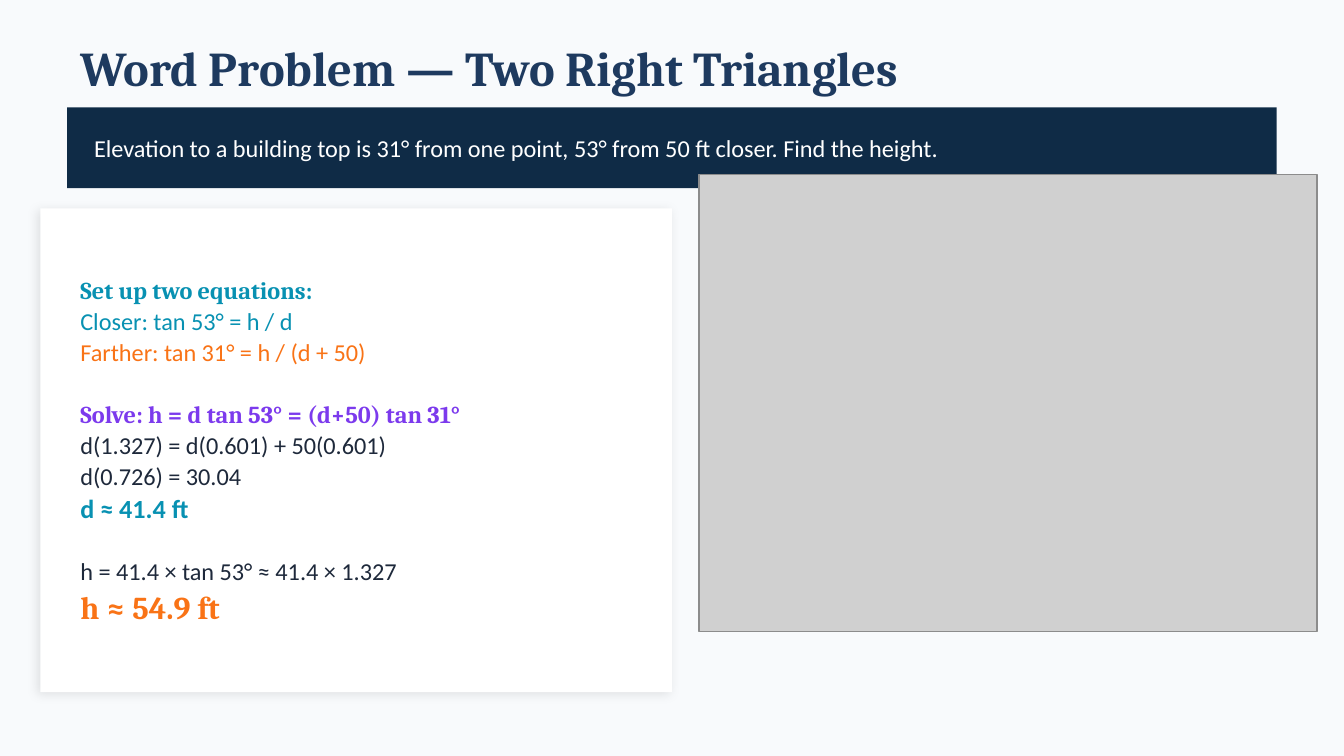
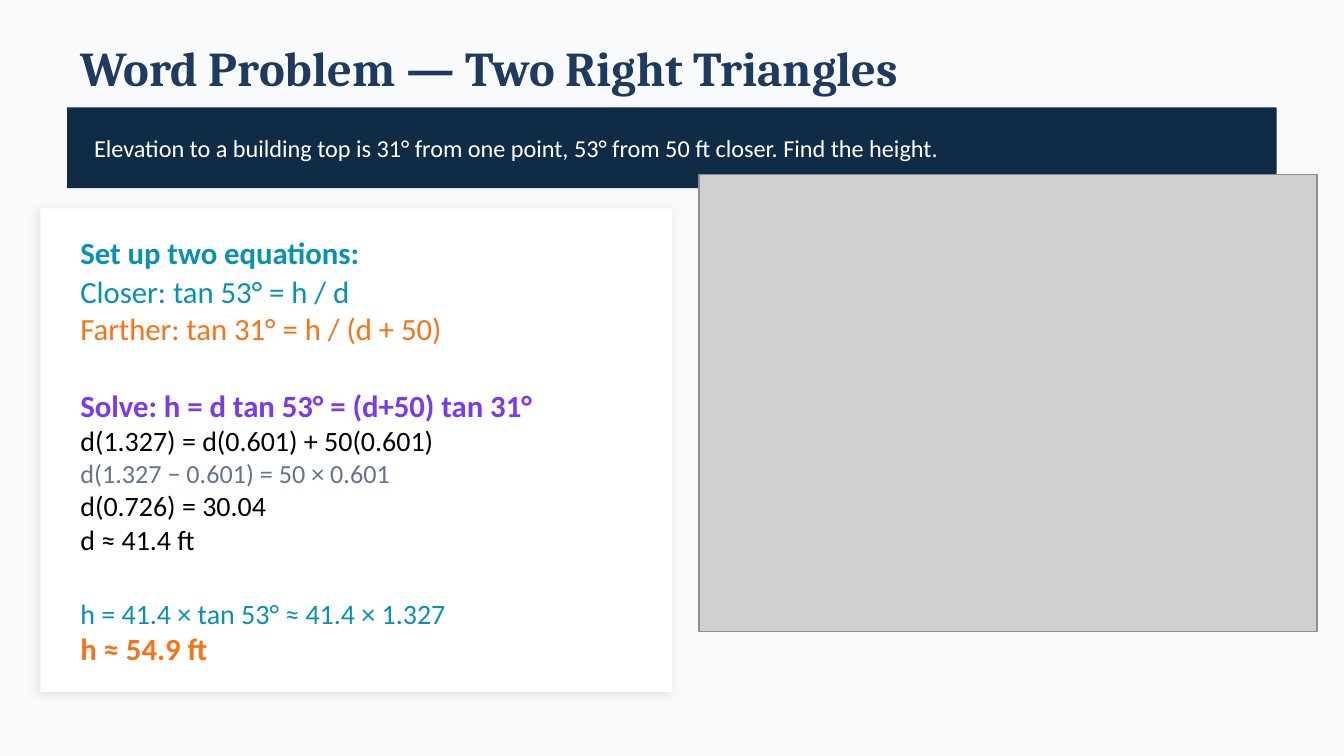
Before and after one commit to andrewhvolk/andrewhvolk.github.io, a slide deck: slide 14 of slides/Math130Unit3C.pptx (slide 13 before the commit). Drawn at 1344x756 pixels with LibreOffice and Linux fonts; fonts in the diff are those of the drawing; grey boxes stand for pictures. Boxes give left, top, right and bottom in pixels: in the first picture for what was removed or moved away, otherwise in the second. Text is boxed around its words. In the diff, an @@ line names an element or a change of style, - is before the commit and + after.

```diff
--- a/slides/Math130Unit3C.pptx
+++ b/slides/Math130Unit3C.pptx
@@ text at bbox=[80, 242, 532, 661]: size 13 to 16.5 pt in "Set up two equations:", "Closer: tan 53° = h / d", "Farther: tan 31° = h / (d ...", "Solve: h = d tan 53° = ..."; font Cambria to Calibri in "Set up two equations:", "Solve: h = d tan 53° = ...", "h ≈ 54.9 ft"; size 13 to 15 pt in "d(1.327) = d(0.601) + 50(0.601)", "d(0.726) = 30.04", "h = 41.4 × tan 53° ≈ ..."; text colour #1E293B to #000000 in "d(1.327) = d(0.601) + 50(0.601)", "d(0.726) = 30.04"; size 14 to 15 pt, text colour #0891B2 to #000000, bold off in "d ≈ 41.4 ft"; text colour #1E293B to #0891B2 in "h = 41.4 × tan 53° ≈ ..."; size 17 to 16.5 pt in "h ≈ 54.9 ft"; less space between paragraphs @@
@@ text at bbox=[80, 464, 390, 487]: paragraph added @@
+d(1.327 − 0.601) = 50 × 0.601
```
Also in this commit, not shown: 5 other slides changed, 2 slides added, 6 other files.
